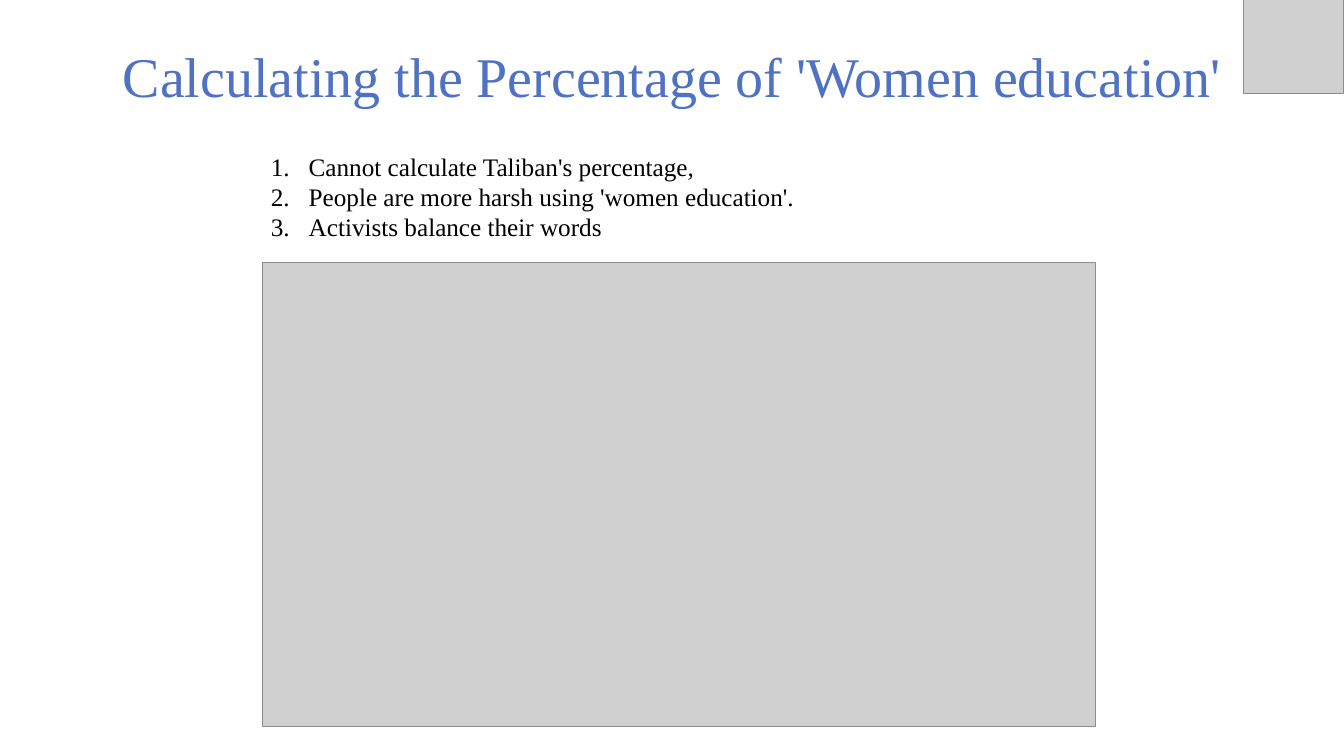
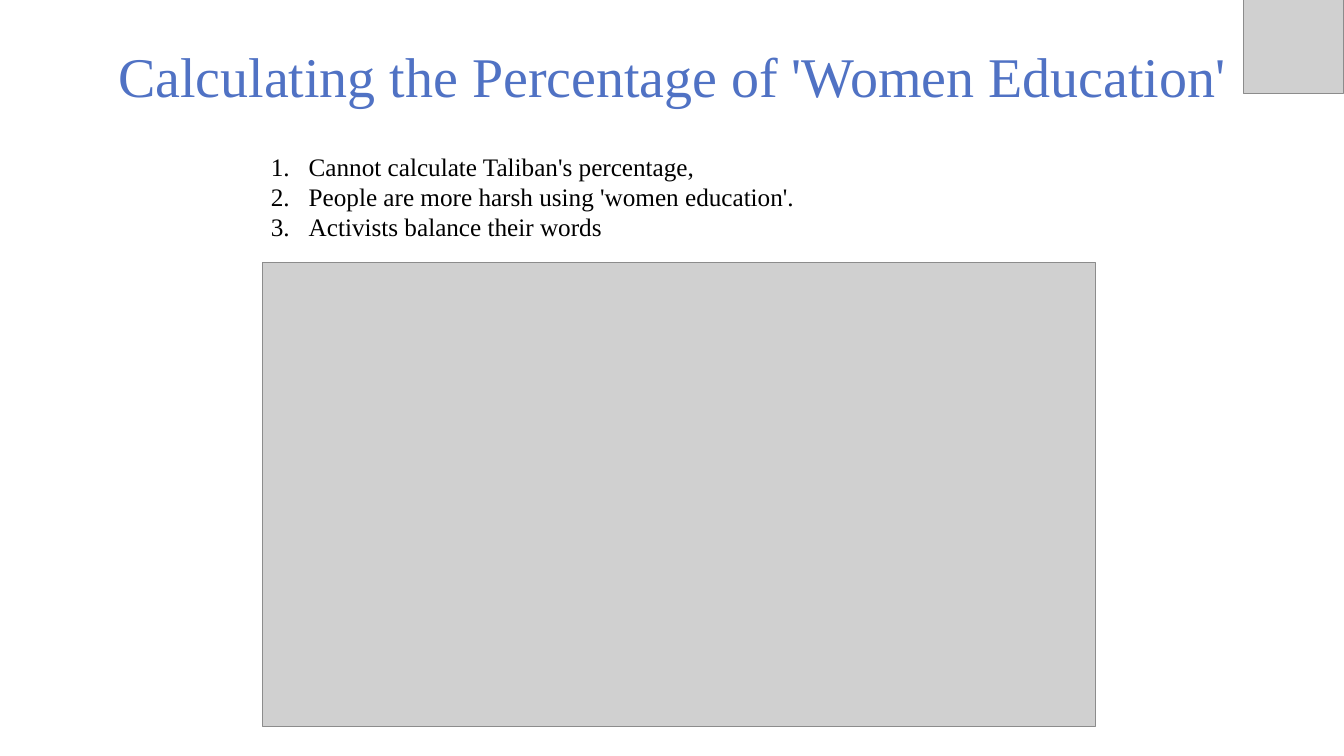
Before and after one commit to Saboor-Hamedi/Master-Thesis, a slide deck: slide 24 of thesis presentation/Thesis Presetation.pptx (slide 27 before the commit). Drawn at 1344x756 pixels with LibreOffice and Linux fonts; fonts in the diff are those of the drawing; grey boxes stand for pictures; background and template pictures are left out. Boxes give left, top, right and bottom in pixels: in the first picture for what was removed or moved away, otherwise in the second. Text is boxed around its words. In the diff, an @@ line names an element or a change of style, - is before the commit and + after.

```diff
--- a/thesis presentation/Thesis Presetation.pptx
+++ b/thesis presentation/Thesis Presetation.pptx
@@ text at bbox=[118, 57, 1225, 107]: text changed @@
-Calculating the Percentage of 'Women education'
+Calculating the Percentage of 'Women Education'
```
Also in this commit, not shown: 15 other slides changed, 2 slides added, 4 slides removed.
